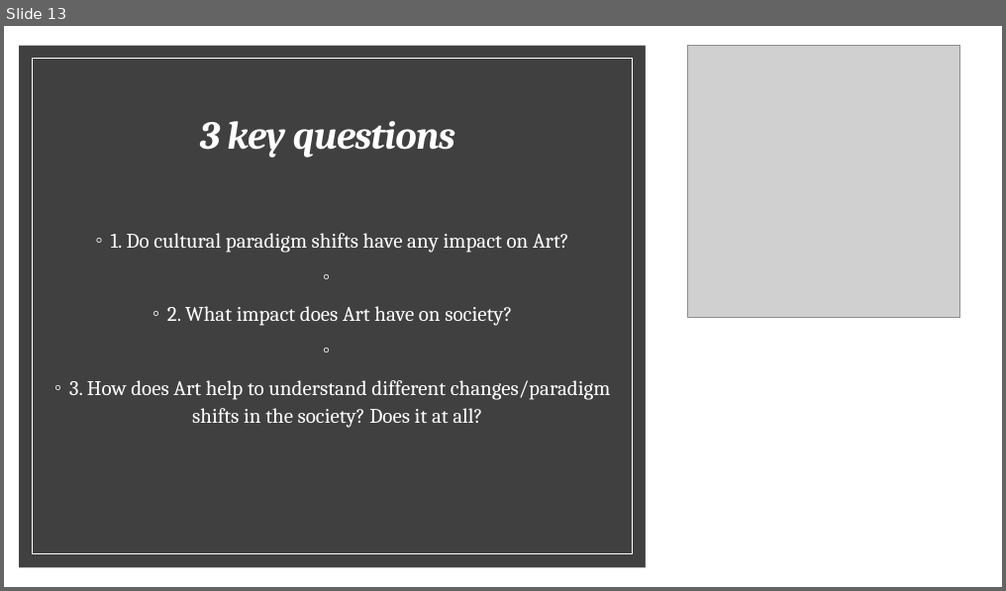
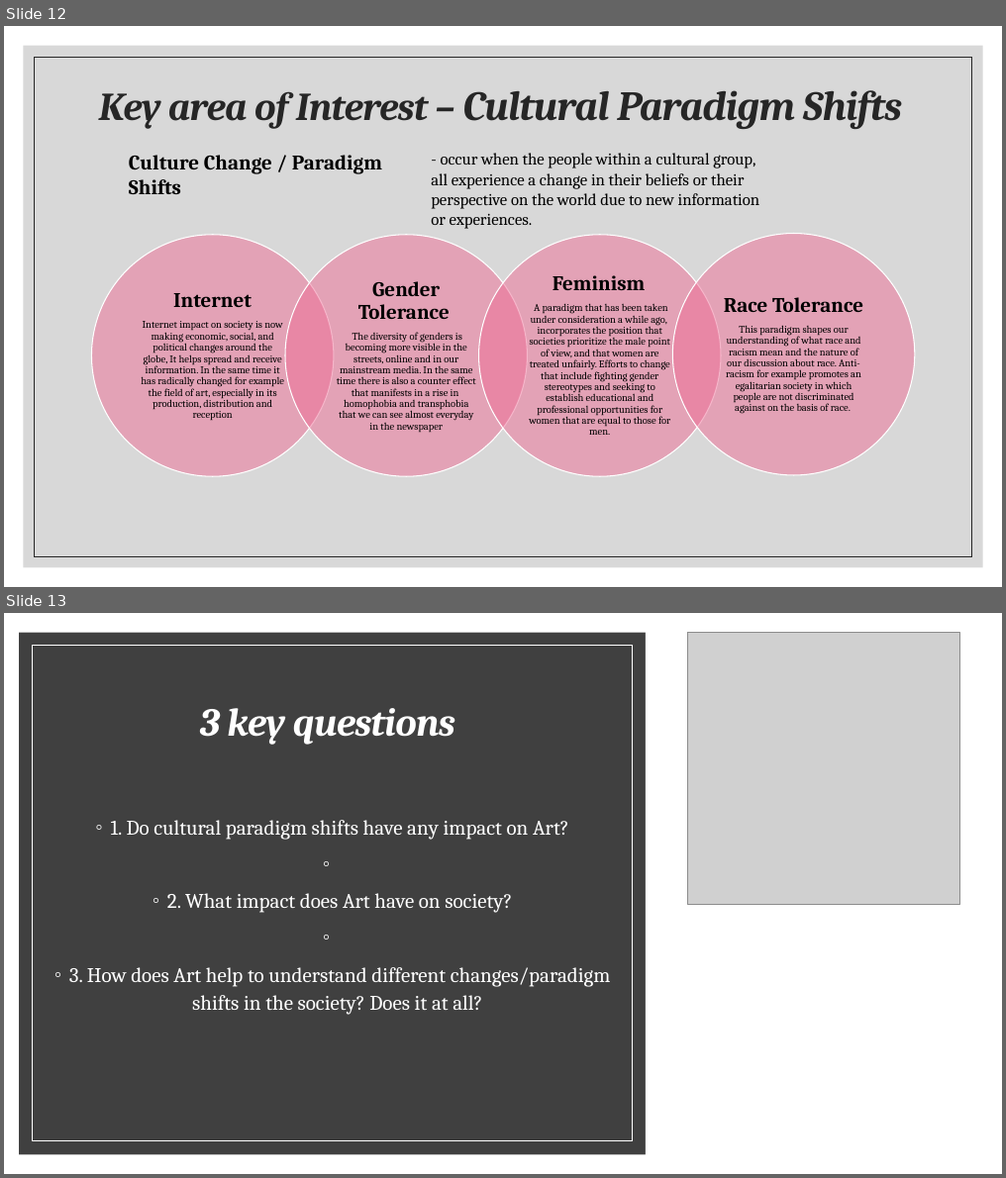
Before and after one commit to alk36/Curators-Presentation, a slide deck: art curators the newest one from saturday from pc.pptx. Shown one above the other, each under a label of ours: slide 13 before the commit, slides 12 and 13 after it. The pictures are 1006x591 and 1006x1178 pixels, drawn with LibreOffice and Linux fonts; fonts in the diff are those of the drawing; grey boxes stand for pictures. Boxes give left, top, right and bottom in pixels: in the first picture for what was removed or moved away, otherwise in the second. Text is boxed around its words. In the diff, an @@ line names an element or a change of style, - is before the commit and + after.

```diff
--- a/art curators the newest one from saturday from pc.pptx
+++ b/art curators the newest one from saturday from pc.pptx
@@ slide 12 added at box(4, 26, 1002, 587), background #FFFFFF @@
@@ rectangle added at box(24, 46, 983, 568), fill #BFBFBF at 60% opacity @@
@@ rectangle added at box(35, 57, 972, 557), outline #262626 0.5 pt @@
@@ title added at box(99, 90, 902, 129), 40 pt, text #262626, bold, italic @@
+Key area of Interest – Cultural Paradigm Shifts
@@ text added at box(129, 155, 382, 194), 20 pt, text #000000, bold @@
+Culture Change / Paradigm Shifts
@@ text added at box(431, 153, 760, 229), 16 pt, text #000000 @@
+- occur when the people within a cultural group, all experience a change in their beliefs or their perspective on the world due to new information or experiences.
@@ group added at box(91, 233, 915, 476): 4 ellipses, 4 texts @@
+Internet
+Internet impact on society is now making economic, social, and political changes around the globe, It helps spread and receive information. In the same time it has radically changed for example the field of art, especially in its production, distribution and reception
+Gender Tolerance
+The diversity of genders is becoming more visible in the streets, online and in our mainstream media. In the same time there is also a counter effect that manifests in a rise in homophobia and transphobia that we can see almost everyday in the newspaper
+Feminism
+A paradigm that has been taken under consideration a while ago, incorporates the position that societies prioritize the male point of view, and that women are treated unfairly. Efforts to change that include fighting gender stereotypes and seeking to establish educational and professional opportunities for women that are equal to those for men.
+Race Tolerance
+This paradigm shapes our understanding of what race and racism mean and the nature of our discussion about race. Anti-racism for example promotes an egalitarian society in which people are not discriminated against on the basis of race.
```
Also in this commit, not shown: 10 slides changed, 2 other slides added, 3 slides removed, 1 other file.
